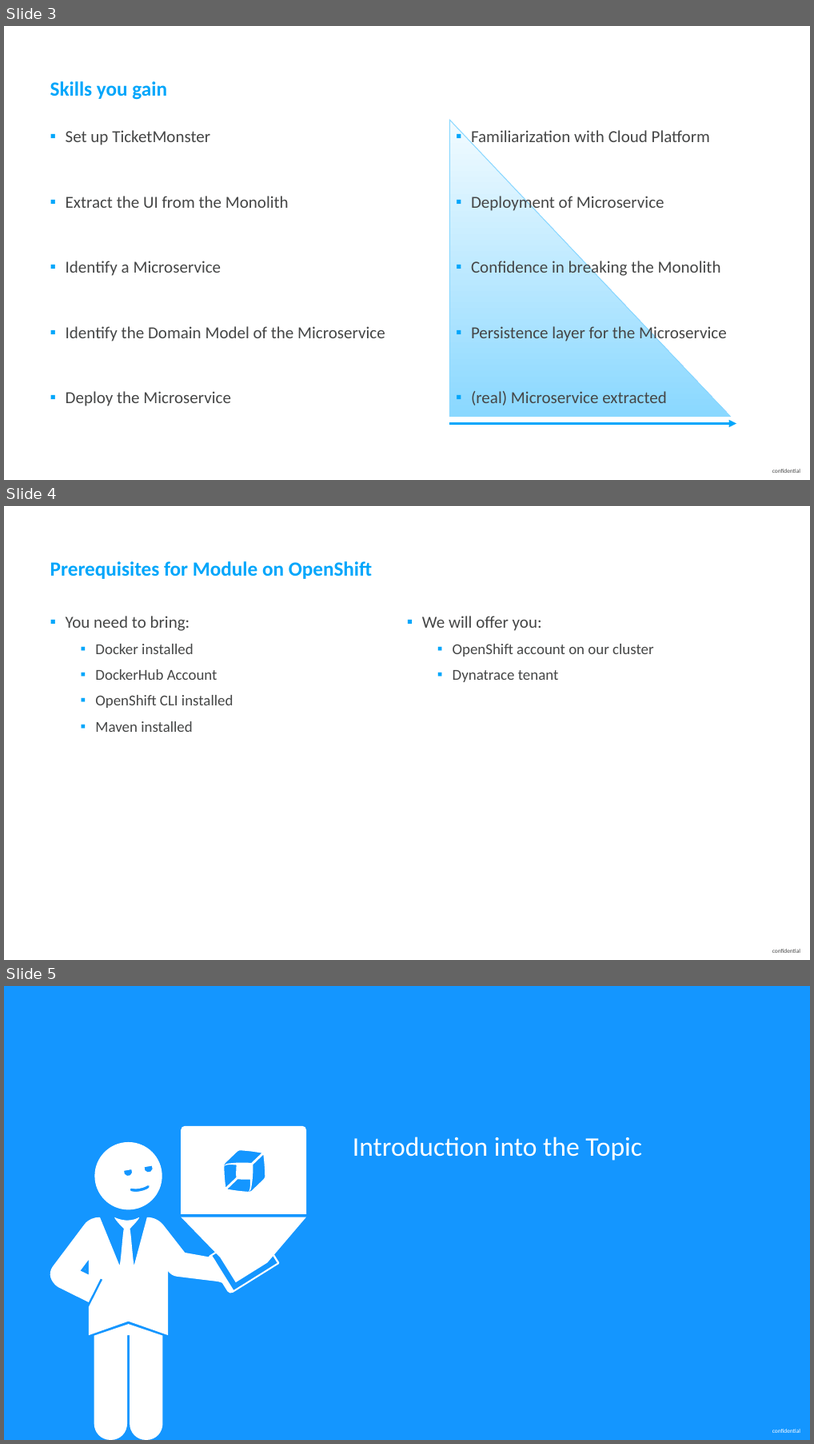
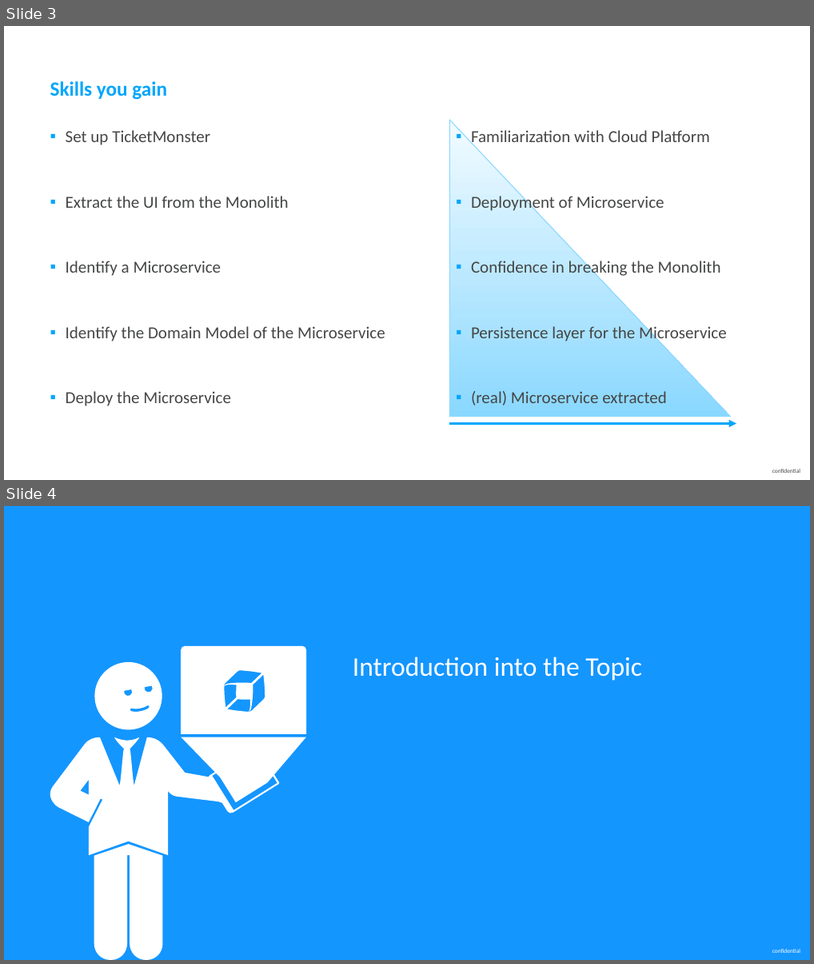
Before and after one commit to thiagobien/ACL, a slide deck: workshop/03_Monolith_to_Microservices/ACMWorkshop_Monolith_to_Microservices.pptx. Shown one above the other, each under a label of ours: slides 3, 4 and 5 before the commit, slides 3 and 4 after it. The pictures are 814x1444 and 814x964 pixels, drawn with LibreOffice and Linux fonts; fonts in the diff are those of the drawing. Boxes give left, top, right and bottom in pixels: in the first picture for what was removed or moved away, otherwise in the second. Text is boxed around its words. In the diff, an @@ line names an element or a change of style, - is before the commit and + after.

```diff
--- a/workshop/03_Monolith_to_Microservices/ACMWorkshop_Monolith_to_Microservices.pptx
+++ b/workshop/03_Monolith_to_Microservices/ACMWorkshop_Monolith_to_Microservices.pptx
@@ slide 4 removed at <box>4,506,810,960</box>, background #FFFFFF; not listed: 1 template element that a slide beside it also shows @@
@@ title removed at <box>50,561,372,579</box> @@
-Prerequisites for Module on OpenShift
@@ text removed at <box>66,616,234,732</box> @@
-▪ You need to bring:
-  ▪ Docker installed
-  ▪ DockerHub Account
-  ▪ OpenShift CLI installed
-  ▪ Maven installed
@@ text removed at <box>422,616,654,682</box> @@
-▪ We will offer you:
-  ▪ OpenShift account on our cluster
-  ▪ Dynatrace tenant
@@ what was slide 5 is now slide 4 @@
```
Also in this commit, not shown: 12 slides changed, 2 slides added, 1 other slide removed, 13 other files.
